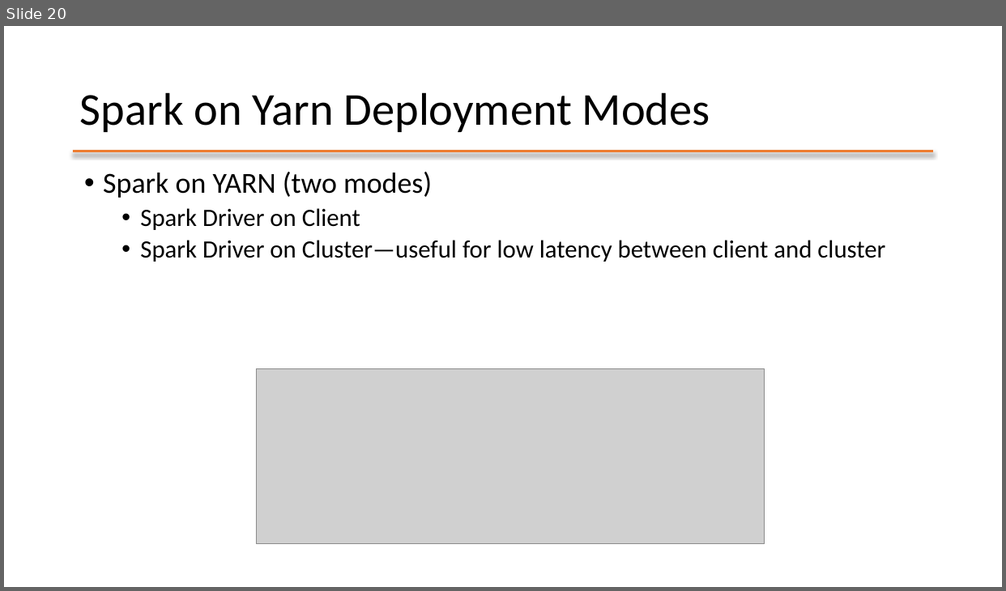
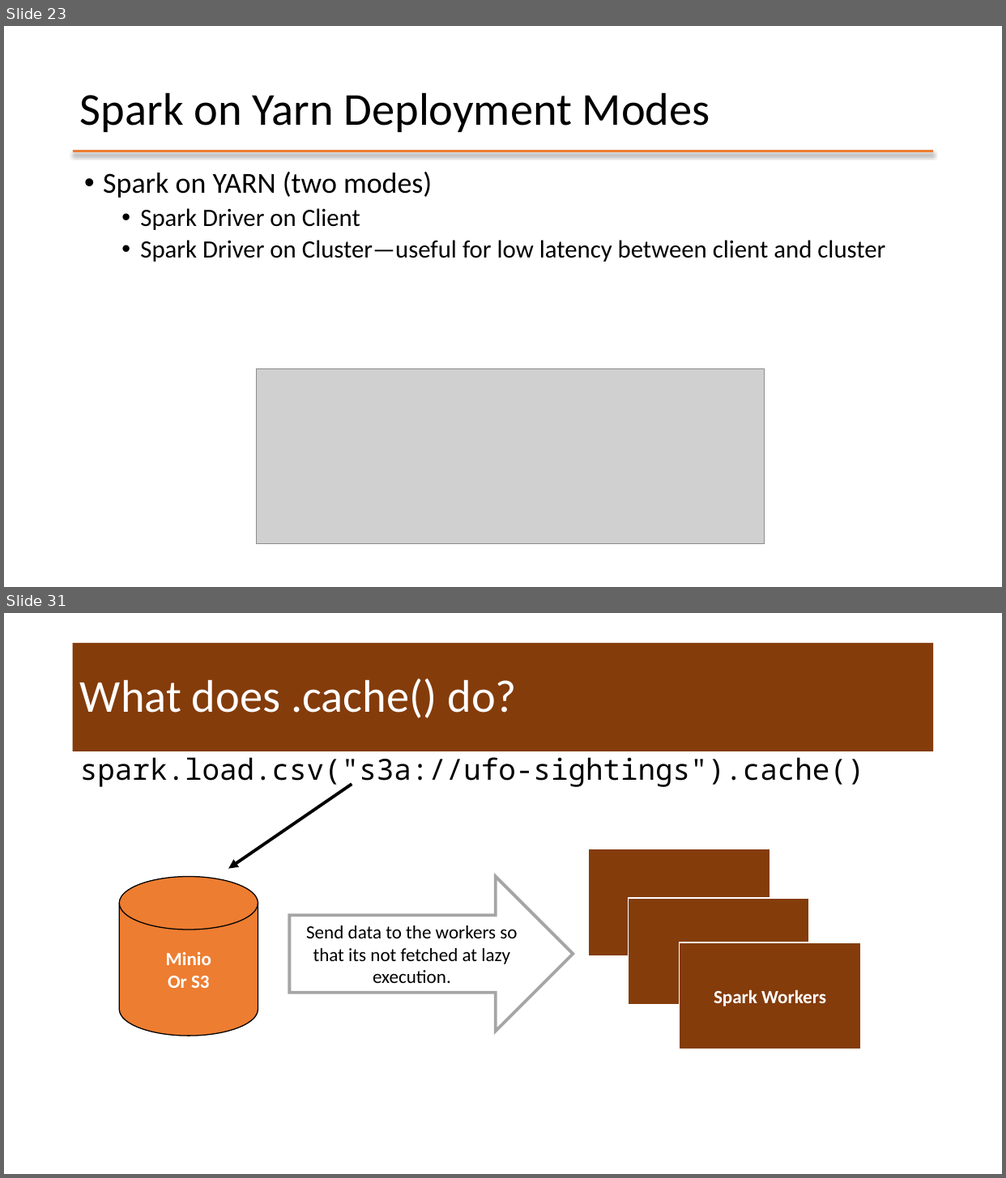
Before and after one commit to mafudge/ist769-old, a slide deck: content/D-Spark/D-Spark-Object-Storage.pptx. Shown one above the other, each under a label of ours: slide 20 before the commit, slides 23 and 31 after it; the slides between them are not shown. The pictures are 1006x591 and 1006x1178 pixels, drawn with LibreOffice and Linux fonts; fonts in the diff are those of the drawing; grey boxes stand for pictures. Boxes give left, top, right and bottom in pixels: in the first picture for what was removed or moved away, otherwise in the second. Text is boxed around its words. In the diff, an @@ line names an element or a change of style, - is before the commit and + after.

```diff
--- a/content/D-Spark/D-Spark-Object-Storage.pptx
+++ b/content/D-Spark/D-Spark-Object-Storage.pptx
@@ slide 31 added at [4,613,1002,1174], background #FFFFFF @@
@@ title added at [73,643,934,752], fill #843C0B, outline #ED7D31 3 pt, 44 pt, text #FFFFFF @@
+What does .cache() do?
@@ text added at [73,752,934,1119], fill #FFFFFF, outline #ED7D31 3 pt, 28 pt, text #000000 @@
+spark.load.csv("s3a://ufo-sightings").cache()
@@ arrow added from (352, 785) to (228, 869), #000000 3 pt @@
@@ rectangle added at [589,850,769,956], fill #843C0B, outline #FFFFFF 1 pt @@
@@ cylinder added at [119,876,258,1036], fill #ED7D31, outline #000000 1 pt, 18 pt, text #FFFFFF, bold @@
+Minio
+Or S3
@@ right arrow added at [289,876,573,1032], fill #FFFFFF, outline #A5A5A5 3 pt, 18 pt, text #000000 @@
+Send data to the workers so that its not fetched at lazy execution.
@@ rectangle added at [629,898,809,1005], fill #843C0B, outline #FFFFFF 1 pt @@
@@ rectangle added at [680,943,860,1050], fill #843C0B, outline #FFFFFF 1 pt, 18 pt, text #FFFFFF, bold @@
+Spark Workers
@@ what was slide 20 is now slide 23 @@
```
Also in this commit, not shown: 8 slides changed, 25 other slides added, 8 slides removed, 35 other files.
